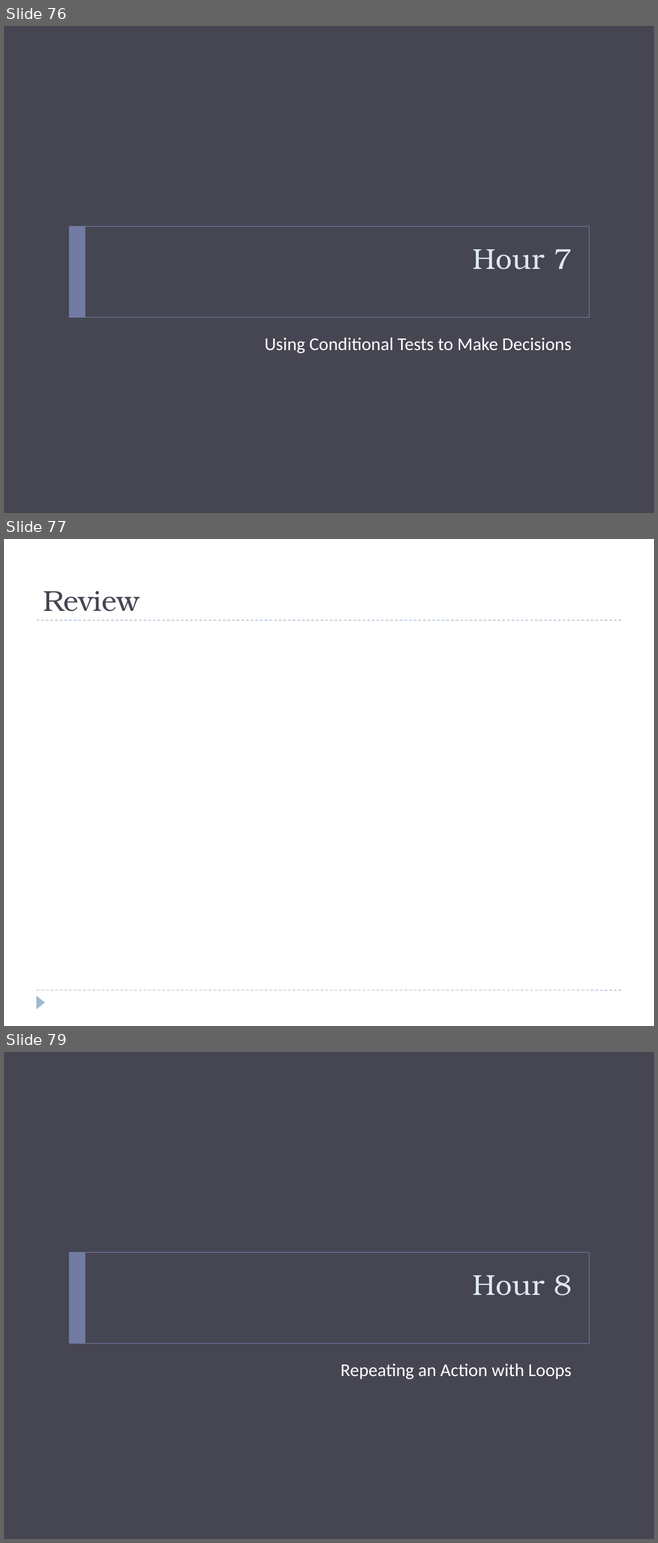
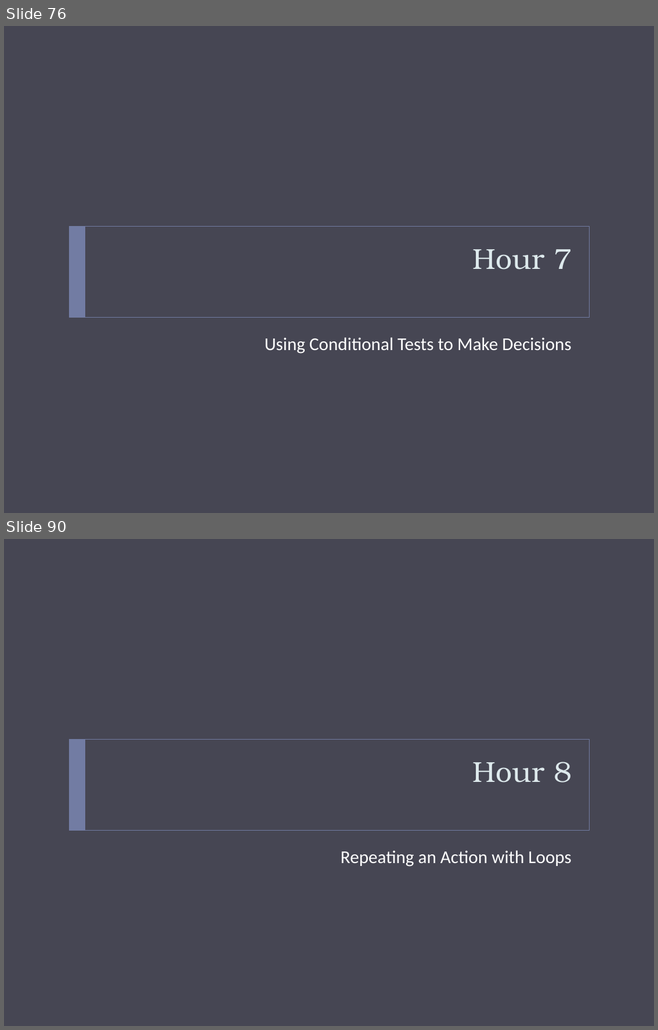
Before and after one commit to bcraig108/JavaClass_2013_Summer, a slide deck: Introduction to Java Programming.pptx. Shown one above the other, each under a label of ours: slides 76, 77 and 79 before the commit, slides 76 and 90 after it; the slides between them are not shown. The pictures are 658x1543 and 658x1030 pixels, drawn with LibreOffice and Linux fonts; fonts in the diff are those of the drawing; background and template pictures are left out. Boxes give left, top, right and bottom in pixels: in the first picture for what was removed or moved away, otherwise in the second. Text is boxed around its words. In the diff, an @@ line names an element or a change of style, - is before the commit and + after.

```diff
--- a/Introduction to Java Programming.pptx
+++ b/Introduction to Java Programming.pptx
@@ slide 77 removed at <box>4,539,654,1026</box>, background #FFFFFF @@
@@ title removed at <box>43,591,139,611</box> @@
-Review
@@ line removed from (36, 620) to (621, 620) @@
@@ line removed from (36, 990) to (621, 990) @@
@@ triangle removed at <box>36,995,45,1009</box> @@
@@ what was slide 79 is now slide 90 @@
```
Also in this commit, not shown: 1 slide changed, 12 slides added, 2 other files.
